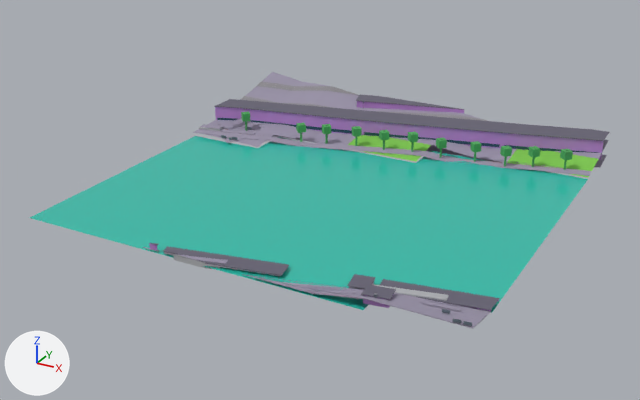
One commit to the glTF model public/maps/melbourne/chunks/4_-15.glb: the scene before it, then after it.
Before and after are seen from a 50 mm lens placed at (640.0, 1539.9, 96.2), pointed at (529.9, 1740.1, -3.9). Every picture has the same lights, and +X, +Y and +Z are marked at lower left. The older version comes first. Where no turn or scale is listed for an object, it has been applied to the vertices. Vertices at exactly the same position are counted once.

The first picture shows 'compiled-chunk'.
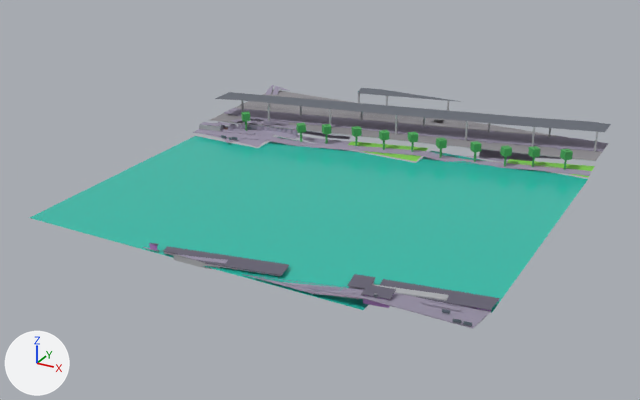
The change, as a diff of the scene's bpy script:
```diff
--- a/public/maps/melbourne/chunks/4_-15.glb.py
+++ b/public/maps/melbourne/chunks/4_-15.glb.py
@@ me_mesh_0 @@
-me_mesh_0.from_pydata(...)  # 3718 vertices, 5532 faces; spans x -60.0..60.0, y -60.1..60.1, z -6.6..6.6
+me_mesh_0.from_pydata(...)  # 3247 vertices, 4747 faces; spans x -60.0..60.0, y -60.1..60.1, z -6.3..6.3
+# me_mesh_0 part 1: the loose piece of 89 vertices spanning x -60.0..60.0, y -59.9..36.1, z -3.1 is moved by (0.0, 0.0, 0.1)
+# me_mesh_0 part 2: the loose piece of 8 vertices spanning x 34.5..37.8, y 32.3..35.7, z 0.6..3.0 is moved by (0.0, 0.0, 0.1)
+# me_mesh_0 part 3: the loose piece of 8 vertices spanning x -10.9..-7.5, y 25.1..28.5, z 1.3..3.7 is moved by (0.0, 0.0, 0.1)
+# me_mesh_0 part 4: the loose piece of 8 vertices spanning x 6.7..10.1, y 27.9..31.3, z 1.6..4.0 is moved by (0.0, 0.0, 0.1)
+# me_mesh_0 part 5: the loose piece of 8 vertices spanning x 51.0..54.4, y 36.3..39.7, z 1.3..3.7 is moved by (0.0, 0.0, 0.1)
+# me_mesh_0 part 6: the loose piece of 8 vertices spanning x 42.1..45.5, y 34.6..38.0, z 1.0..3.4 is moved by (0.0, 0.0, 0.1)
+# me_mesh_0 part 7: the loose piece of 8 vertices spanning x 15.5..18.9, y 29.1..32.5, z 0.9..3.3 is moved by (0.0, 0.0, 0.1)
+# me_mesh_0 part 8: the loose piece of 8 vertices spanning x -1.9..1.5, y 25.8..29.2, z 1.4..3.8 is moved by (0.0, 0.0, 0.1)
+# me_mesh_0 part 9: the loose piece of 8 vertices spanning x -28.1..-24.7, y 20.7..24.1, z 0.9..3.3 is moved by (0.0, 0.0, 0.1)
+# me_mesh_0 part 10: the loose piece of 8 vertices spanning x -20.3..-16.9, y 23.0..26.4, z 1.1..3.5 is moved by (0.0, 0.0, 0.1)
+# me_mesh_0 part 11: the loose piece of 8 vertices spanning x -47.9..-44.5, y 19.5..22.9, z 1.9..4.3 is moved by (0.0, 0.0, 0.1)
+# me_mesh_0 part 12: the loose piece of 340 vertices spanning x -60.0..60.0, y 27.7..60.1, z -6.6..-3.7 is rebuilt with 137 vertices and now spans x -60.0..60.0, y 27.7..60.1, z 0.0..0.2
+# me_mesh_0 part 13: the loose piece of 118 vertices spanning x -60.0..8.6, y 38.1..56.9, z 0.4..2.4 is rebuilt with 48 vertices and now spans x -60.0..8.6, y 38.1..56.9, z 0.1
+# me_mesh_0 part 14: the loose piece of 60 vertices spanning x 4.7..34.5, y 53.0..60.1, z 0.5..2.2 is rebuilt with 18 vertices and now spans x 4.7..34.5, y 53.0..60.1, z 0.1
+# me_mesh_0 part 15: the loose piece of 43 vertices spanning x -60.0..60.0, y 12.1..60.1, z -2.6..6.6 is rebuilt with 46 vertices and now spans x -60.0..60.0, y 19.7..60.1, z 0.0..0.2
+# me_mesh_0 part 16: the loose piece of 17 vertices spanning x -60.0..60.0, y 23.4..60.1, z 3.6..3.7 is rebuilt with 9 vertices and now spans x -60.0..60.0, y 23.8..60.1, z 6.3, in mat_roof_metal (grey #767c86)
+# me_mesh_0 part 17: the loose piece of 8 vertices spanning x -60.0..-53.1, y 14.5..19.2, z -2.4..-0.9 is rebuilt with 8 vertices and now spans x -60.0..-53.1, y 14.5..19.2, z -1.5..0.0
+# me_mesh_0 part 18: 20 loose pieces with 359 vertices, spanning x -60.0..60.0, y -59.9..60.1, z -2.6..4.8, are deleted
+# me_mesh_0 part 19: 22 vertices moved within x -58.8..45.9, y 11.7..54.0, z -6.2..0.1; 1246 vertices removed from x -60.0..60.0, y 10.4..60.1, z -6.4..3.7; 1734 vertices added at x -60.0..60.0, y 10.4..60.1, z -6.2..6.3
+# other edits to the shape of me_mesh_0 do not show in these pictures
 me_mesh_0.materials.append(mat_pavement)
@@ me_mesh_0 @@
 me_mesh_0.materials.append(mat_commercial_stone)
-me_mesh_0.materials.append(mat_window)  # dark blue #355b6f
 me_mesh_0.materials.append(mat_vegetation)
@@ me_mesh_0 @@
 me_mesh_0.materials.append(mat_roof_membrane)
+me_mesh_0.materials.append(mat_roof_metal)  # grey #767c86
@@ ob_compiled_chunk @@
 ob_compiled_chunk = bpy.data.objects.new('compiled-chunk', me_mesh_0)
-ob_compiled_chunk.location = (534.0, 1745.9, 3.1)
+ob_compiled_chunk.location = (534.0, 1745.9, 3.0)
```

Where the change shows, as pixel boxes (x1, y1, x2, y2) in the pictures (640 x 400 px; the box of a moved part takes in the faces that stretch with it):
'compiled-chunk', reshaped, moved
    before: (30, 72, 610, 329)
    after: (30, 85, 611, 329)
part 1 of me_mesh_0, moved or reshaped
    both: (237, 137, 588, 191)
part 2 of me_mesh_0, moved or reshaped
    both: (500, 146, 512, 157)
part 3 of me_mesh_0, moved or reshaped
    both: (352, 126, 362, 137)
part 4 of me_mesh_0, moved or reshaped
    both: (408, 132, 418, 142)
part 5 of me_mesh_0, moved or reshaped
    both: (560, 149, 573, 160)
part 6 of me_mesh_0, moved or reshaped
    both: (528, 146, 540, 157)
part 7 of me_mesh_0, moved or reshaped
    both: (436, 137, 447, 148)
part 8 of me_mesh_0, moved or reshaped
    both: (379, 130, 389, 140)
part 9 of me_mesh_0, moved or reshaped
    both: (296, 123, 306, 133)
part 10 of me_mesh_0, moved or reshaped
    both: (322, 124, 331, 134)
part 11 of me_mesh_0, moved or reshaped
    both: (241, 111, 250, 121)
part 12 of me_mesh_0, rebuilt (mostly hidden before)
    before: (272, 135, 607, 168)
    after: (224, 108, 608, 152)
part 13 of me_mesh_0, rebuilt
    before: (240, 96, 444, 117)
    after: (244, 103, 444, 123)
part 14 of me_mesh_0, rebuilt
    before: (434, 114, 488, 121)
    after: (433, 120, 521, 130)
part 15 of me_mesh_0, rebuilt (32% shorter)
    before: (206, 72, 609, 177)
    after: (209, 90, 602, 161)
part 16 of me_mesh_0, rebuilt
    before: (214, 99, 610, 141)
    after: (215, 92, 611, 132)
part 17 of me_mesh_0, rebuilt
    before: (199, 127, 222, 131)
    after: (199, 122, 223, 131)
part 18 of me_mesh_0, deleted
    before: (217, 82, 598, 329)
part 19 of me_mesh_0, moved or reshaped
    before: (193, 94, 604, 176)
    after: (193, 85, 598, 177)
